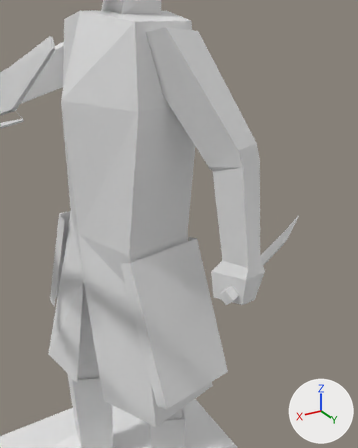
A saved change to the Blender file Assets/Models/map_tileset_dungeon_2.blend.
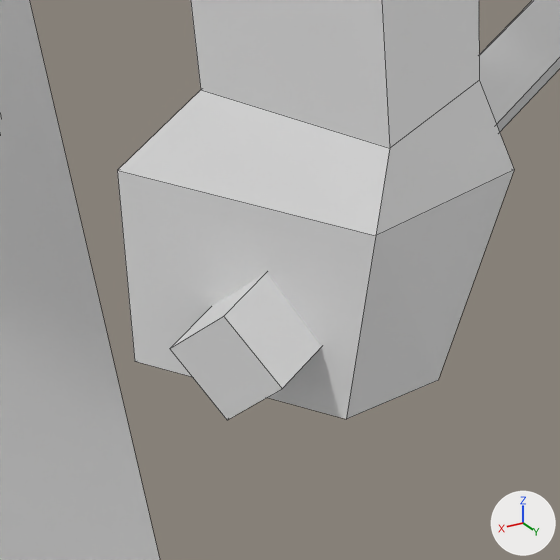
There are two pictures of each version: one from a camera (50 mm lens) standing at (0.337, -5.157, 1.549) and looking at (-0.099, -5.884, 1.186), one close up on the part from 55% to 76% of the width and 55% to 72% of the height. The lights are fixed; the arrows at lower right show +X, +Y and +Z. The close-ups show mesh edges as thin lines.
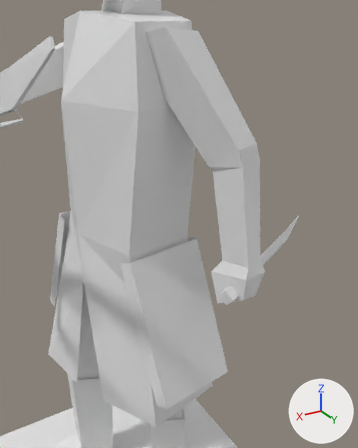
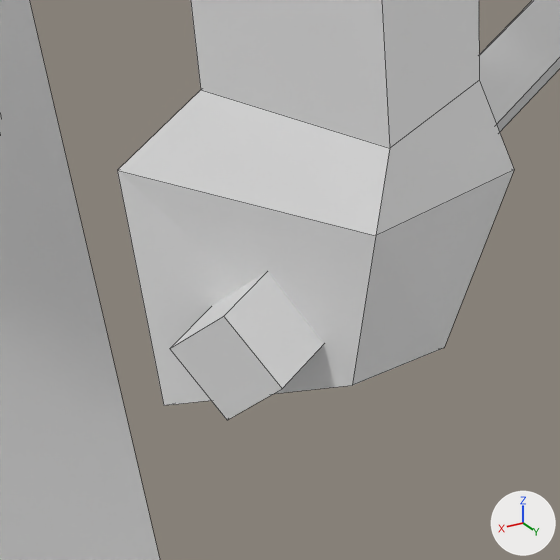
Pixel boxes (x1, y1, x2, y2) of what changed, in the close-ups (560 x 560 px; the box of a moved part takes in the faces that stretch with it):
'Cube.007', reshaped: before (117, 0, 514, 419); after (117, 0, 514, 405)
part 1 of me_cube_007, moved or reshaped: before (117, 170, 514, 419); after (117, 170, 514, 405)

The change, as a list of edits to the scene's bpy script:
```text
Change me_cube_007:
    where me_cube_007.from_pydata(...)  # 24 vertices, 22 faces; spans x -0.059..0.538, y -0.09..0.219, z -0.148..0.066
    used by ob_cube_007; parent = ob_cube_001; location = (-0.0872, -5.873, 1.479); rotation_euler = (-0.776, 1.463, -0.454), in degrees (-44, 84, -26); scale = (0.768, 0.768, 0.768)
    me_cube_007 part 1
    me_cube_007.vertices[20].co: (0.538, 0.136, -0.07) -> (0.548, 0.149, -0.07)  # pixel (134, 361) -> pixel (163, 405)
    me_cube_007.vertices[21].co: (0.535, 0.158, -0.126) -> (0.546, 0.172, -0.126)
    me_cube_007.vertices[22].co: (0.529, 0.217, -0.128) -> (0.517, 0.217, -0.128)  # pixel (438, 380) -> pixel (444, 347)
    me_cube_007.vertices[23].co: (0.523, 0.215, -0.074) -> (0.51, 0.215, -0.074)  # pixel (346, 419) -> pixel (352, 385)
```
